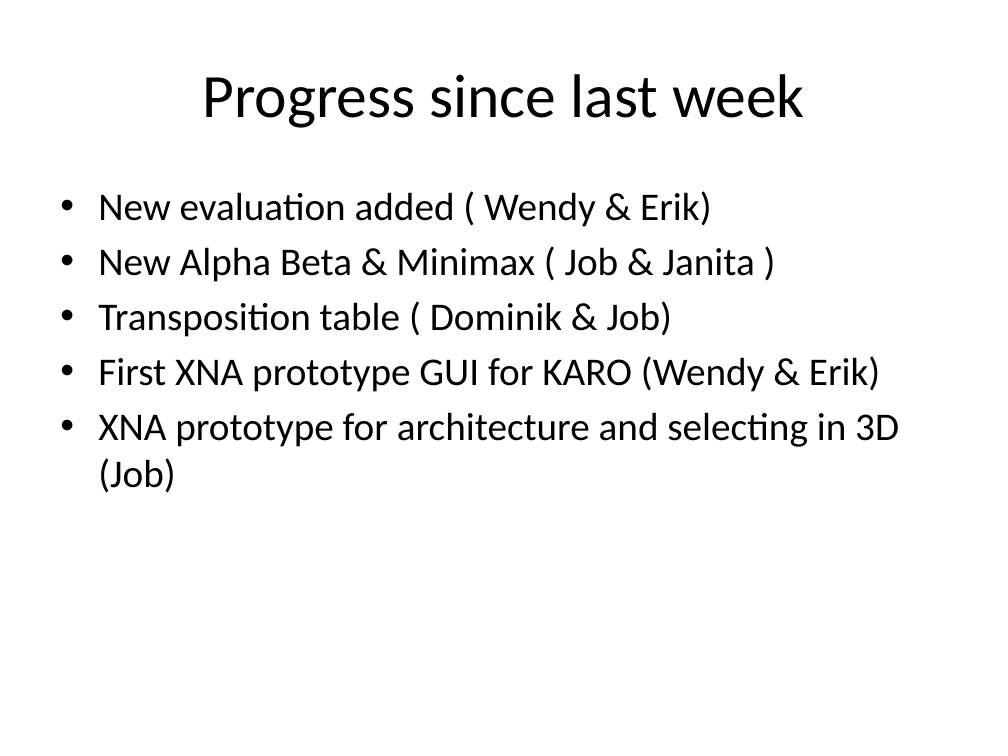
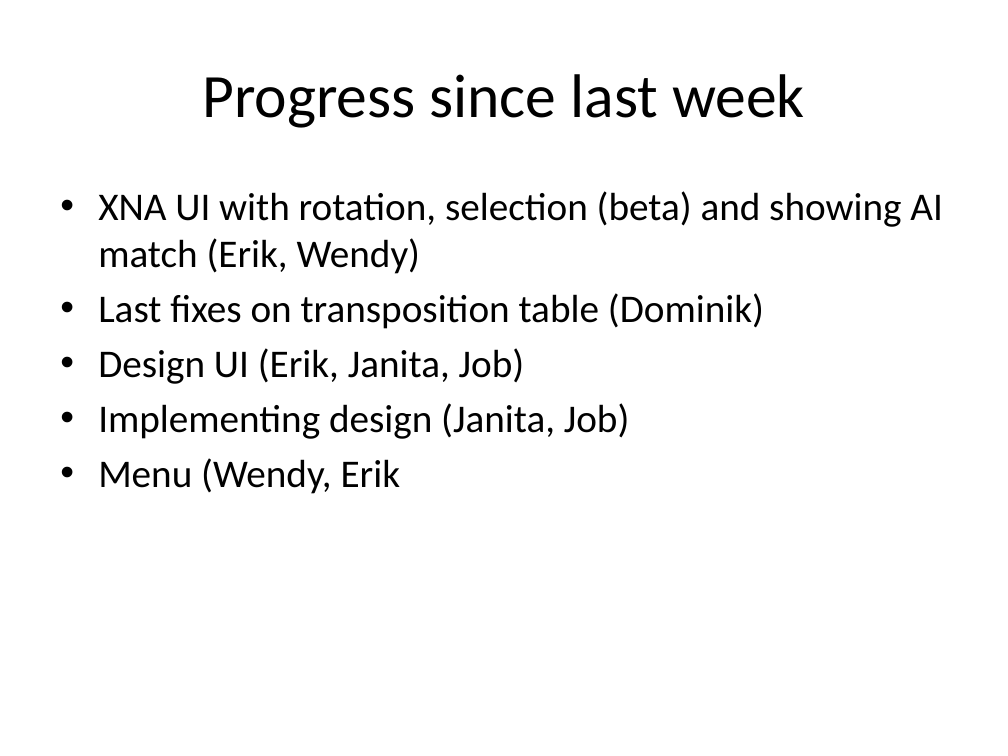
Before and after one commit to IAmWaseem/windespacman, a slide deck: slide 2 of Group 3 – Karo Progress.pptx. Drawn at 1008x756 pixels with LibreOffice and Linux fonts; fonts in the diff are those of the drawing. Boxes give left, top, right and bottom in pixels: in the first picture for what was removed or moved away, otherwise in the second. Text is boxed around its words. In the diff, an @@ line names an element or a change of style, - is before the commit and + after.

```diff
--- a/Group 3 – Karo Progress.pptx
+++ b/Group 3 – Karo Progress.pptx
@@ text at (98,191,942,494): text changed @@
-• New evaluation added ( Wendy & Erik)
-• New Alpha Beta & Minimax ( Job & Janita )
-• Transposition table ( Dominik & Job)
-• First XNA prototype GUI for KARO (Wendy & Erik)
-• XNA prototype for architecture and selecting in 3D (Job)
+• XNA UI with rotation, selection (beta) and showing AI match (Erik, Wendy)
+• Last fixes on transposition table (Dominik)
+• Design UI (Erik, Janita, Job)
+• Implementing design (Janita, Job)
+• Menu (Wendy, Erik
```
Also in this commit, not shown: 2 other slides changed, 1 slide added, 2 slides removed.
